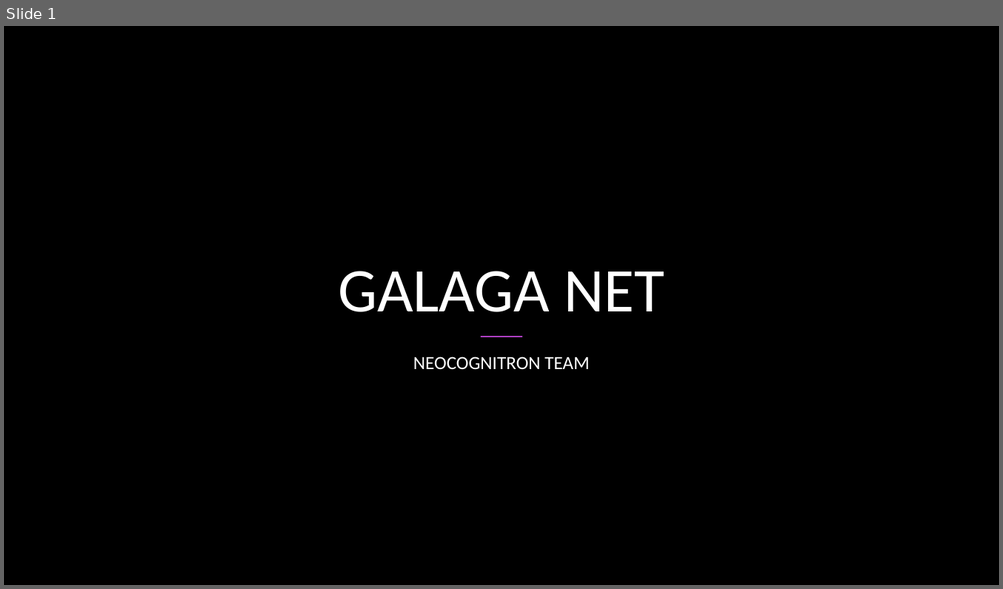
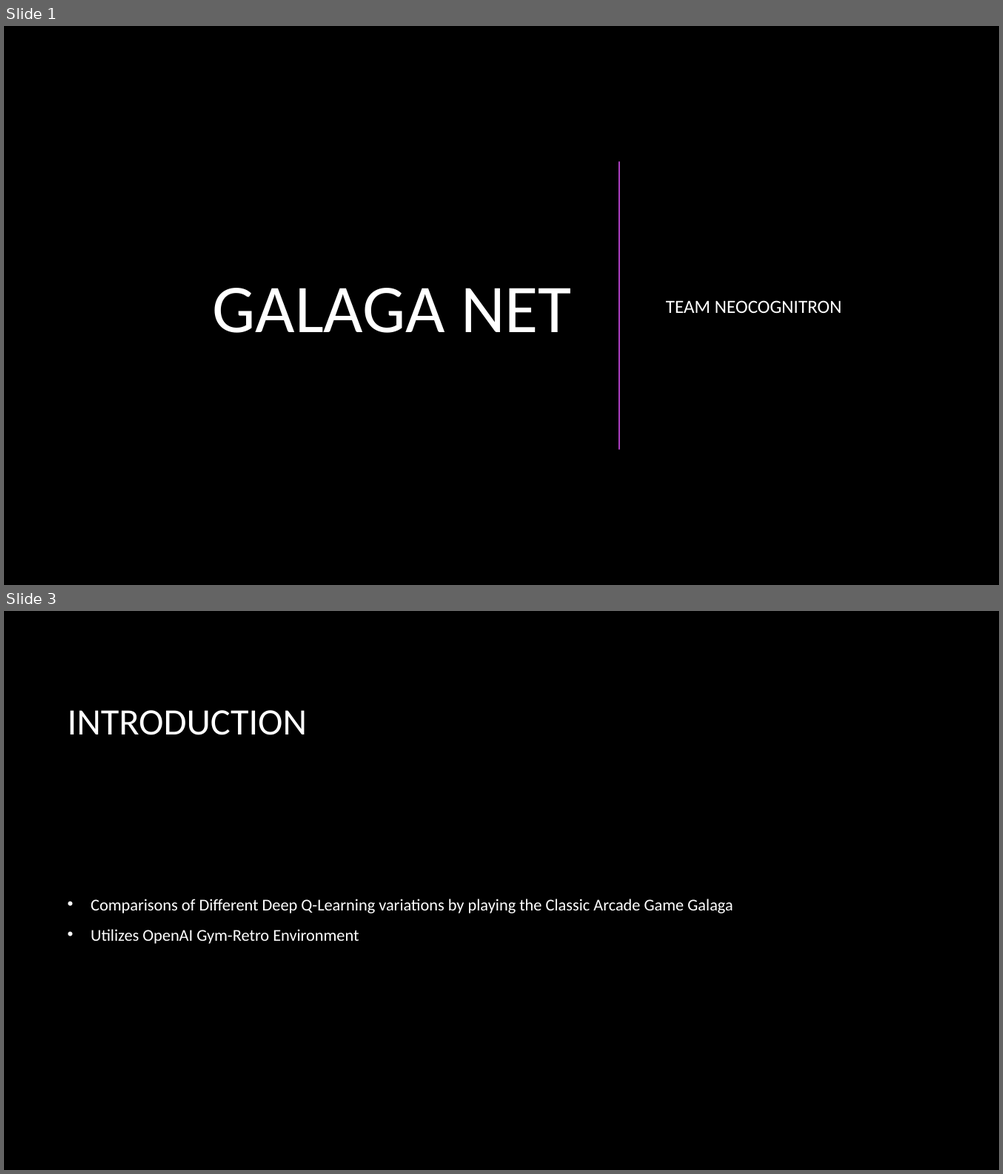
Before and after one commit to CSCI4850/S20-team3-project, a slide deck: Presentation.pptx. Shown one above the other, each under a label of ours: slide 1 before the commit, slides 1 and 3 after it; the slides between them are not shown. The pictures are 1003x589 and 1003x1174 pixels, drawn with LibreOffice and Linux fonts; fonts in the diff are those of the drawing; background and template pictures are left out. Boxes give left, top, right and bottom in pixels: in the first picture for what was removed or moved away, otherwise in the second. Text is boxed around its words. In the diff, an @@ line names an element or a change of style, - is before the commit and + after.

```diff
--- a/Presentation.pptx
+++ b/Presentation.pptx
@@ slide 3 added at (x1=4, y1=611, x2=999, y2=1170), background picture (left out) @@
@@ title added at (x1=68, y1=710, x2=307, y2=735), 36 pt, text #FFFFFF @@
+INTRODUCTION
@@ text added at (x1=91, y1=899, x2=732, y2=944), 16 pt, text #FFFFFF @@
+• Comparisons of Different Deep Q-Learning variations by playing the Classic Arcade Game Galaga
+• Utilizes OpenAI Gym-Retro Environment
@@ slide 1 changed as well @@
@@ title "GALAGA NET" moved from (x1=338, y1=271, x2=664, y2=312) to (x1=212, y1=288, x2=572, y2=333) @@
@@ title "GALAGA NET" at (x1=212, y1=288, x2=572, y2=333): size 60 to 66 pt; alignment centre to right; vertical alignment bottom to middle @@
@@ line added from (619, 162) to (619, 449), #AC3EC1 1.5 pt @@
@@ subtitle "TEAM NEOCOGNITRON" at (x1=666, y1=301, x2=842, y2=313): vertical alignment top to middle @@
@@ subtitle at (x1=666, y1=301, x2=842, y2=313): text changed @@
-NEOCOGNITRON TEAM
+TEAM NEOCOGNITRON
@@ line removed from (481, 337) to (522, 337) @@
```
Also in this commit, not shown: 4 other slides changed, 6 other slides added, 2 slides removed.
